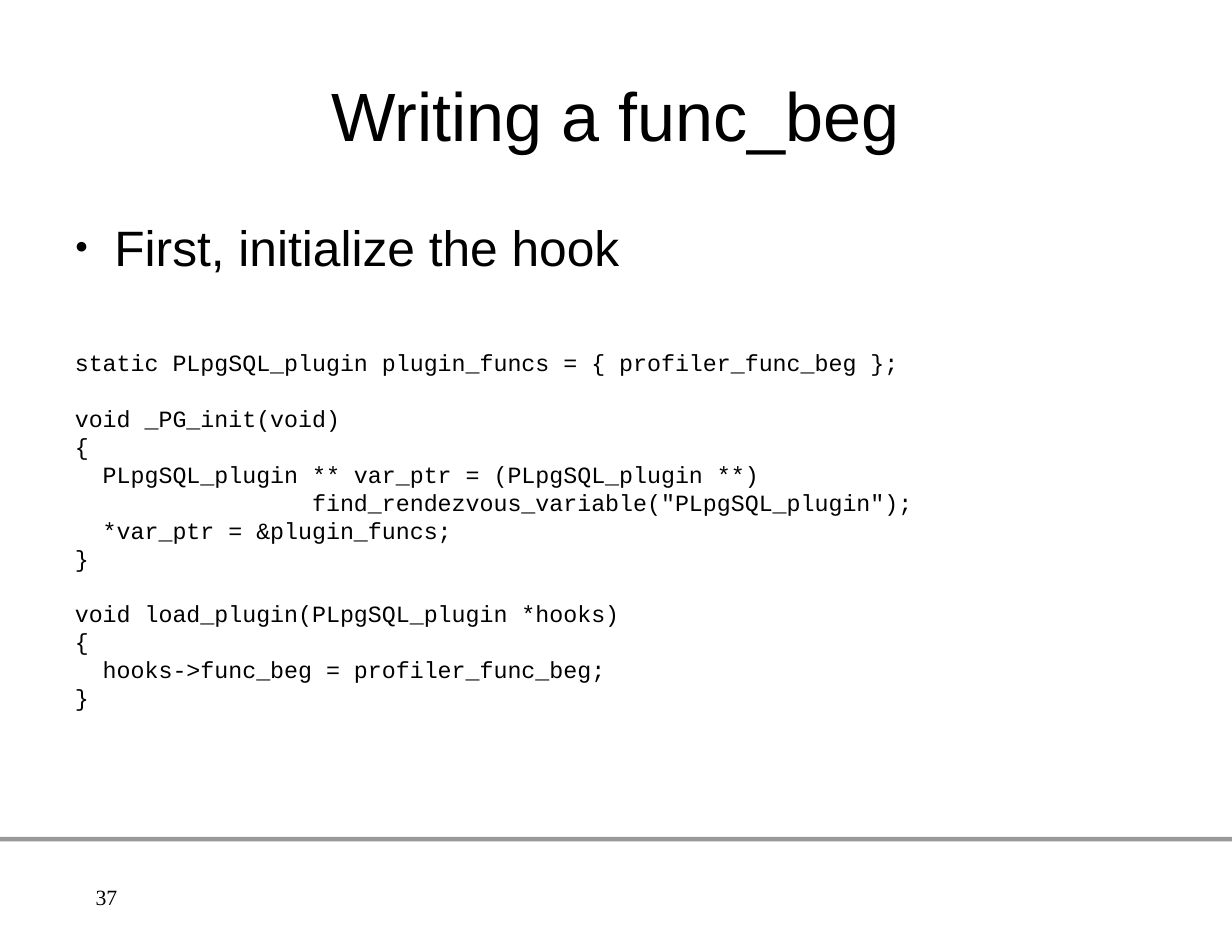
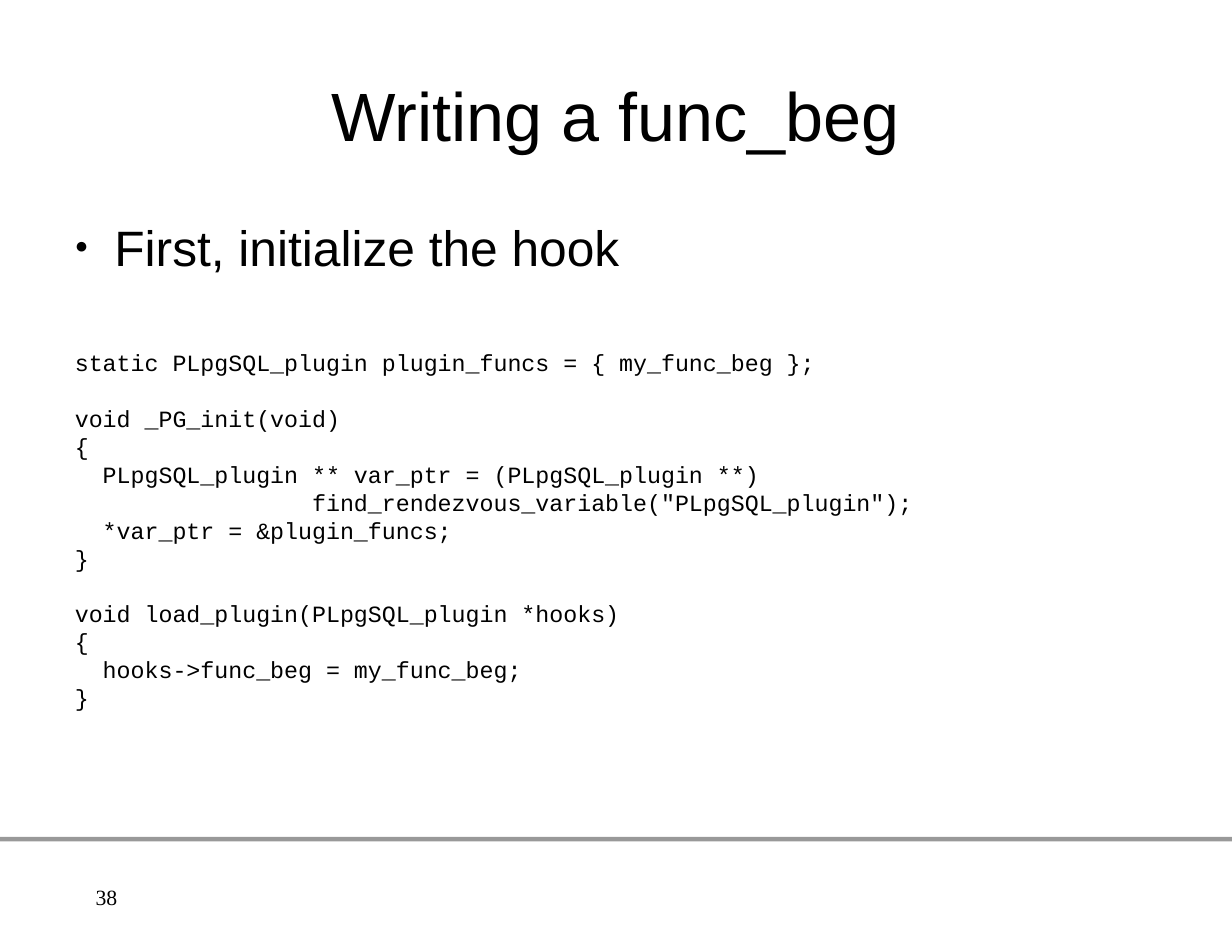
Before and after one commit to gleu/Hooks-in-PostgreSQL, a slide deck: slide 38 of hooks_in_postgresql.odp (slide 37 before the commit). Drawn at 1232x925 pixels with LibreOffice and Linux fonts; fonts in the diff are those of the drawing; background and template pictures are left out. Boxes give left, top, right and bottom in pixels: in the first picture for what was removed or moved away, otherwise in the second. Text is boxed around its words. In the diff, an @@ line names an element or a change of style, - is before the commit and + after.

```diff
--- a/hooks_in_postgresql.odp
+++ b/hooks_in_postgresql.odp
@@ text at (75,354,773,376): text changed @@
-static PLpgSQL_plugin plugin_funcs = { profiler_func_beg };
+static PLpgSQL_plugin plugin_funcs = { my_func_beg };
@@ text at (103,662,522,683): text changed @@
-hooks->func_beg = profiler_func_beg;
+hooks->func_beg = my_func_beg;
@@ page number at (96,890,118,906): text changed @@
-37
+38
```
Also in this commit, not shown: 14 other slides changed, 2 slides added, 4 other files.
